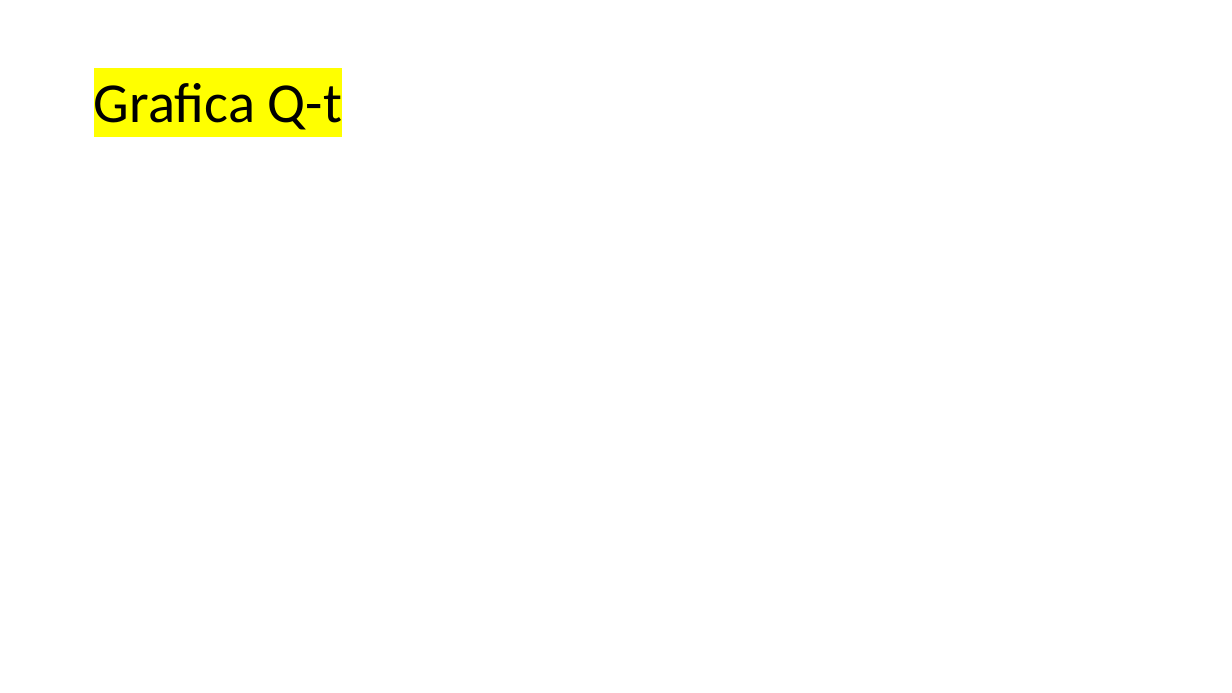
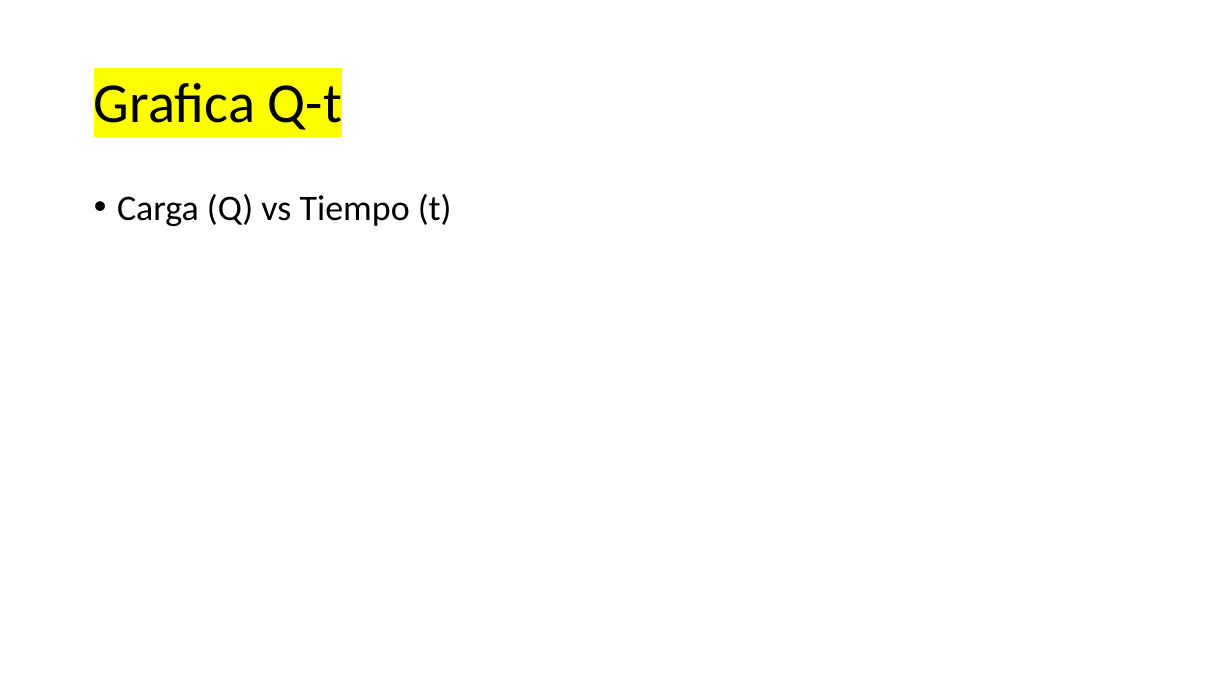
Before and after one commit to robgaray/EESIA_Consumo_Analisis_Datos_2021, a slide deck: slide 19 of 1_Presentaciones/Sesion_3_Practica.pptx. Drawn at 1232x693 pixels with LibreOffice and Linux fonts; fonts in the diff are those of the drawing; background and template pictures are left out. Boxes give left, top, right and bottom in pixels: in the first picture for what was removed or moved away, otherwise in the second. Text is boxed around its words. In the diff, an @@ line names an element or a change of style, - is before the commit and + after.

```diff
--- a/1_Presentaciones/Sesion_3_Practica.pptx
+++ b/1_Presentaciones/Sesion_3_Practica.pptx
@@ text added at (117, 194, 452, 226), 28 pt, text #000000 @@
+• Carga (Q) vs Tiempo (t)
```
Also in this commit, not shown: 4 other slides changed, 8 slides added, 6 slides removed, 19 other files.
